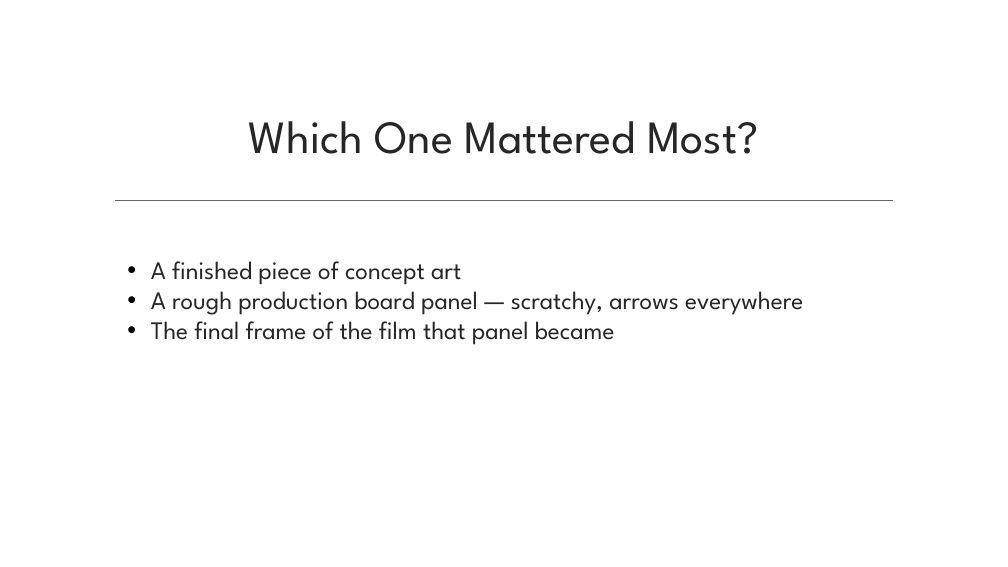
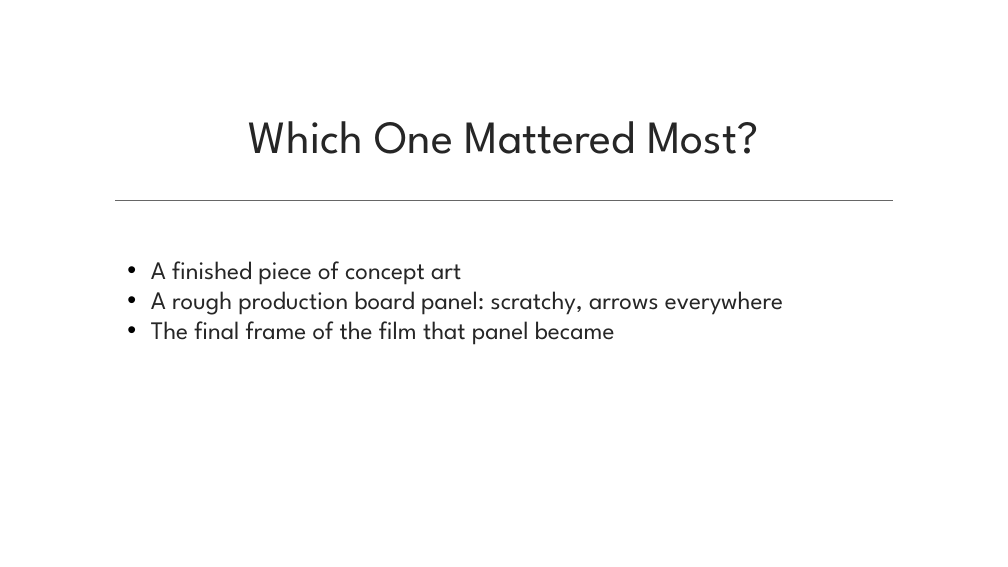
Before and after one commit to dcoes/Classes, a slide deck: slide 2 of Storyboarding/NewLectures/01_Intro_to_Storyboarding.pptx. Drawn at 1008x567 pixels with LibreOffice and Linux fonts; fonts in the diff are those of the drawing; background and template pictures are left out. Boxes give left, top, right and bottom in pixels: in the first picture for what was removed or moved away, otherwise in the second. Text is boxed around its words. In the diff, an @@ line names an element or a change of style, - is before the commit and + after.

```diff
--- a/Storyboarding/NewLectures/01_Intro_to_Storyboarding.pptx
+++ b/Storyboarding/NewLectures/01_Intro_to_Storyboarding.pptx
@@ text at box(151, 284, 783, 315): text changed @@
-• A rough production board panel — scratchy, arrows everywhere
+• A rough production board panel: scratchy, arrows everywhere
```
Also in this commit, not shown: 13 other slides changed, 53 other files.
